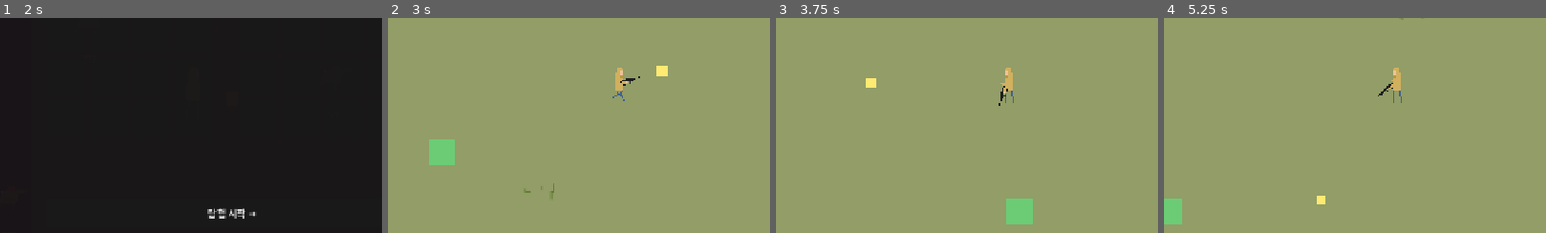
Above: before the commit, frames 1-4 (left to right).
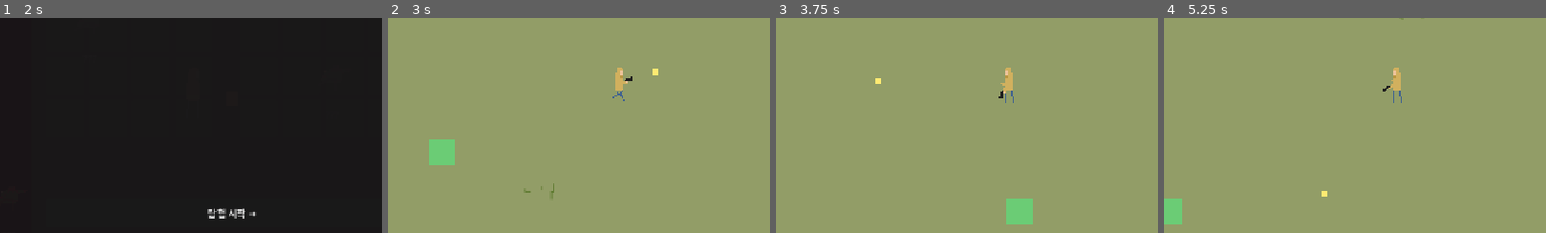
Above: after the commit, the same moments.

Repository: HomilBBANG/rt_Hilling_Game
Game: Godot game, scene res://scenes/ui/lobby.tscn
Two runs of this game, one before a commit and one after it. Both use one fixed random seed, a clock stepped at 60 frames per second and the inputs below.
Inputs (mouse positions are % of the whole screen's width and height, from its top left):
- Up to frame 1 (2 s): click "새 게임" at 0.5 s; click "탐사 나가기 →" at 1.25 s
- Up to frame 2 (3 s): click "탐험 시작 →" at 2 s; tap Enter at 2.75 s; move the mouse to (72, 45) at 2.77 s; hold D from 2.78 s (still down); hold E from 2.78 s (still down); click (72, 45) at 2.92 s
- Up to frame 3 (3.75 s): release D at 3.5 s; release E at 3.5 s; drag from (30, 55) to (86, 92) at 3.52 s
- Up to frame 4 (5.25 s): tap Space at 4.25 s; move the mouse to (60, 28) at 4.27 s; hold D 4.28-5 s; hold Enter 4.28-5 s; drag from (45, 70) to (20, 79) at 5.02 s
The pictures show only the part of the screen within x 20-70%, y 34-84%; the shares and areas given below are measured in that part.

Frame 1 is identical in both runs. In frame 2, 0.2% of the frame differs, in the area x 60-74%, y 22-32%; in frame 3, 0.2%; in frame 4, 0.2%.

Commit message:
무기별 스프라이트·총구 위치 + 총알 축소 + 몬스터 장애물 회피 + 획득 텍스트 + 기획서
- weapons.xlsx에 sprite/muzzle_x 열 추가 (권총=pistol.png, 라이플=riffle.png)
- 총알 크기 축소 (반경 4 → 2.5)
- 몬스터가 나무/벽에 막히면 벽을 따라 우회해 추적, 배회 중 막히면 목적지 재선정
- 아이템/탄약 획득 시 플레이어 머리 위에 획득 텍스트 1초 표시
- docs/GDD.md: 현재 구현 기준 기획서

Co-Authored-By: Claude Opus 5.5 <noreply@anthropic.com>

Diff:
--- a/autoload/weapon_db.gd
+++ b/autoload/weapon_db.gd
@@ -58,6 +58,20 @@
 	return bool(get_weapon(id).get("uses_ammo", false))
 
 
+## 총구 X 위치(Aim 로컬, 무기별 총열 길이). 없으면 기본 19.
+func muzzle_x(id: String) -> float:
+	return float(get_weapon(id).get("muzzle_x", 19.0))
+
+
+## 무기 스프라이트 텍스처 경로(sprite 열, assets/characters/<sprite>.png). 없으면 "".
+func sprite_path(id: String) -> String:
+	var sp := String(get_weapon(id).get("sprite", ""))
+	if sp == "":
+		return ""
+	var p := "res://assets/characters/%s.png" % sp
+	return p if ResourceLoader.exists(p) else ""
+
+
 ## craft_cost=0 인 기본 보유 무기 id 목록.
 func default_owned() -> Array:
 	var out: Array = []
--- a/data/weapons.json
+++ b/data/weapons.json
@@ -5,7 +5,9 @@
     "kind": "ranged",
     "base_damage": 25,
     "craft_cost": 0,
-    "uses_ammo": true
+    "uses_ammo": true,
+    "sprite": "pistol",
+    "muzzle_x": 13
   },
   {
     "id": "knife",
@@ -21,7 +23,9 @@
     "kind": "ranged",
     "base_damage": 40,
     "craft_cost": 60,
-    "uses_ammo": true
+    "uses_ammo": true,
+    "sprite": "riffle",
+    "muzzle_x": 19
   },
   {
     "id": "shotgun",
@@ -29,7 +33,8 @@
     "kind": "ranged",
     "base_damage": 60,
     "craft_cost": 120,
-    "uses_ammo": true
+    "uses_ammo": true,
+    "muzzle_x": 17
   },
   {
     "id": "sword",
--- a/scenes/entities/bullet/bullet.tscn
+++ b/scenes/entities/bullet/bullet.tscn
@@ -3,7 +3,7 @@
 [ext_resource type="Script" path="res://scripts/entities/bullet.gd" id="1"]
 
 [sub_resource type="CircleShape2D" id="c"]
-radius = 4.0
+radius = 2.5
 
 [node name="Bullet" type="Area2D"]
 collision_layer = 0
@@ -15,4 +15,4 @@
 
 [node name="Vis" type="Polygon2D" parent="."]
 color = Color(1, 0.92, 0.45, 1)
-polygon = PackedVector2Array(-4, -4, 4, -4, 4, 4, -4, 4)
+polygon = PackedVector2Array(-2.5, -2.5, 2.5, -2.5, 2.5, 2.5, -2.5, 2.5)
--- a/scripts/entities/ammo_pickup.gd
+++ b/scripts/entities/ammo_pickup.gd
@@ -13,4 +13,6 @@
 	if not body.is_in_group("player"):
 		return
 	WeaponManager.add_ammo(ammo)
+	if body.has_method("show_pickup"):
+		body.show_pickup("탄약 +%d" % ammo) # 머리 위 획득 표시
 	queue_free()
--- a/scripts/entities/monster.gd
+++ b/scripts/entities/monster.gd
@@ -178,7 +178,7 @@
 	if dist > stop_distance:
 		# 코앞에서 딱 멈추도록 남은 거리만큼만 이동(오버슈트로 인한 버벅임 방지).
 		var reach := minf(speed, (dist - stop_distance) / maxf(delta, 0.0001))
-		velocity = to.normalized() * reach
+		velocity = _avoid_obstacles(to.normalized()) * reach # 나무 등 장애물 우회
 		move_and_slide()
 		if _windup >= 0.0: # 이동하면 준비동작 취소
 			_windup = -1.0
@@ -249,14 +249,35 @@
 		_pick_wander_target()
 		velocity = Vector2.ZERO
 	else:
-		velocity = to.normalized() * wander_speed
+		velocity = _avoid_obstacles(to.normalized()) * wander_speed # 장애물 우회
 	move_and_slide()
+	# 배회 중 장애물에 오래 막히면 다른 지점으로 목표 변경.
+	if velocity.length() > 1.0 and get_real_velocity().length() < wander_speed * 0.2:
+		_pick_wander_target()
 
 
 func _pick_wander_target() -> void:
 	var ang := randf() * TAU
 	var r := sqrt(randf()) * wander_radius # 원판 내 균일 분포
 	_wander_target = _home + Vector2(cos(ang), sin(ang)) * r
+
+
+## 장애물(나무·벽)에 파고들면 벽을 따라 우회하는 방향을 돌려준다(직전 충돌 노말 기준).
+## 막히지 않았으면 원래 방향 그대로.
+func _avoid_obstacles(dir: Vector2) -> Vector2:
+	var n := Vector2.ZERO
+	for i in get_slide_collision_count():
+		n += get_slide_collision(i).get_normal()
+	if n == Vector2.ZERO:
+		return dir
+	n = n.normalized()
+	if dir.dot(n) >= -0.1: # 벽으로 파고드는 중이 아니면 그대로
+		return dir
+	# 벽을 따라가는 두 접선 중 진행 방향에 더 가까운 쪽 선택 + 살짝 벽에서 떨어지게.
+	var t1 := Vector2(-n.y, n.x)
+	var t2 := Vector2(n.y, -n.x)
+	var tangent := t1 if t1.dot(dir) >= t2.dot(dir) else t2
+	return (tangent * 0.85 + n * 0.25).normalized()
 
 
 func take_damage(amount: float) -> void:
--- a/scripts/entities/player.gd
+++ b/scripts/entities/player.gd
@@ -39,6 +39,16 @@
 	melee_range = WeaponManager.melee_range()        # 무기별 사거리(엑셀 조정 가능)
 	_setup_animation()
 	_setup_noammo_label()
+	_apply_weapon_sprite() # 장착 원거리 무기에 맞는 총 스프라이트
+
+
+## 장착한 원거리 무기의 스프라이트를 Gun 노드에 적용 + 총구 위치(muzzle) 조정.
+func _apply_weapon_sprite() -> void:
+	var rid := String(WeaponManager.equipped.get("ranged", ""))
+	var p := WeaponDB.sprite_path(rid)
+	if p != "":
+		$Aim/Gun.texture = load(p)
+	_muzzle.position.x = WeaponDB.muzzle_x(rid) # 무기별 총열 길이에 맞춰 발사 위치
 
 
 ## idle(정지 스프라이트) + run(player_run.gif 프레임) 애니메이션을 코드로 구성.
@@ -168,6 +178,30 @@
 	_noammo_tween.tween_property(_noammo_label, "modulate:a", 0.0, 0.9) # 천천히 사라짐
 
 
+## 아이템 획득 텍스트를 머리 위에 1초 띄운다(살짝 떠오르며 끝에 페이드).
+## 연속 획득 시 위로 한 줄씩 쌓인다.
+const _PICKUP_TIME := 1.0
+var _pickup_labels: Array[Label] = []
+func show_pickup(text: String) -> void:
+	_pickup_labels = _pickup_labels.filter(func(l): return is_instance_valid(l))
+	var lb := Label.new()
+	lb.text = text
+	lb.horizontal_alignment = HORIZONTAL_ALIGNMENT_CENTER
+	lb.size = Vector2(160.0, 20.0)
+	lb.add_theme_font_size_override("font_size", 12)
+	lb.add_theme_color_override("font_outline_color", Color.BLACK)
+	lb.add_theme_constant_override("outline_size", 4)
+	lb.modulate = Color(1.0, 0.95, 0.6)
+	var y := -72.0 - 14.0 * _pickup_labels.size()
+	lb.position = Vector2(-80.0, y)
+	add_child(lb)
+	_pickup_labels.append(lb)
+	var tw := lb.create_tween()
+	tw.tween_property(lb, "position:y", y - 10.0, _PICKUP_TIME)
+	tw.parallel().tween_property(lb, "modulate:a", 0.0, 0.3).set_delay(_PICKUP_TIME - 0.3)
+	tw.tween_callback(lb.queue_free)
+
+
 ## 피격 시 흰색으로 번쩍(0.2초). modulate 를 밝게 올렸다가 원래대로 되돌린다.
 var _flash_tween: Tween
 func _flash_white() -> void:
--- a/scripts/phases/scavenge.gd
+++ b/scripts/phases/scavenge.gd
@@ -153,6 +153,8 @@
 	_loot[item_id] = int(_loot.get(item_id, 0)) + fit # 이번 탐사분(HUD 요약 + 패널티)
 	GameManager.add_item(item_id, fit)                 # 인벤토리에 누적
 	_discover_item(item_id) # 도감 등록 → 레시피 해금 트리거(예: 감자 → 감자튀김)
+	if _player and is_instance_valid(_player):
+		_player.show_pickup("%s +%d" % [ItemDB.display_name(item_id), fit]) # 머리 위 획득 표시
 	if fit < amount:
 		_overweight_t = 1.5 # 일부만 담김
 	_update_hud()
--- a/scripts/ui/hud.gd
+++ b/scripts/ui/hud.gd
@@ -11,6 +11,7 @@
 @onready var _phase_label: Label = $TopBar/PhaseLabel
 @onready var _inventory: Control = $Inventory
 @onready var _char_body: AnimatedSprite2D = $Inventory/CharView/Body
+@onready var _char_gun: Sprite2D = $Inventory/CharView/Gun
 @onready var _ranged_label: Label = $Inventory/Equip/RangedLabel
 @onready var _melee_label: Label = $Inventory/Equip/MeleeLabel
 @onready var _switch_note: Label = $Inventory/Equip/SwitchNote
@@ -147,6 +148,9 @@
 func _refresh_equip() -> void:
 	_ranged_label.text = "원거리: %s" % _weapon_name(String(WeaponManager.equipped.get("ranged", "")))
 	_melee_label.text = "근접: %s" % _weapon_name(String(WeaponManager.equipped.get("melee", "")))
+	var gp := WeaponDB.sprite_path(String(WeaponManager.equipped.get("ranged", ""))) # 장착 무기 총 스프라이트
+	if gp != "":
+		_char_gun.texture = load(gp)
 	_rebuild_weapon_switch()
 
 
Binary file added: assets/characters/pistol.png
Not shown, added: assets/characters/pistol.png.import
Binary file added: assets/characters/riffle.png
Not shown, added: assets/characters/riffle.png.import
Not shown, changed: data/weapons.xlsx
Not shown, added: docs/GDD.md
Not shown, changed: tools/convert_weapons.py
